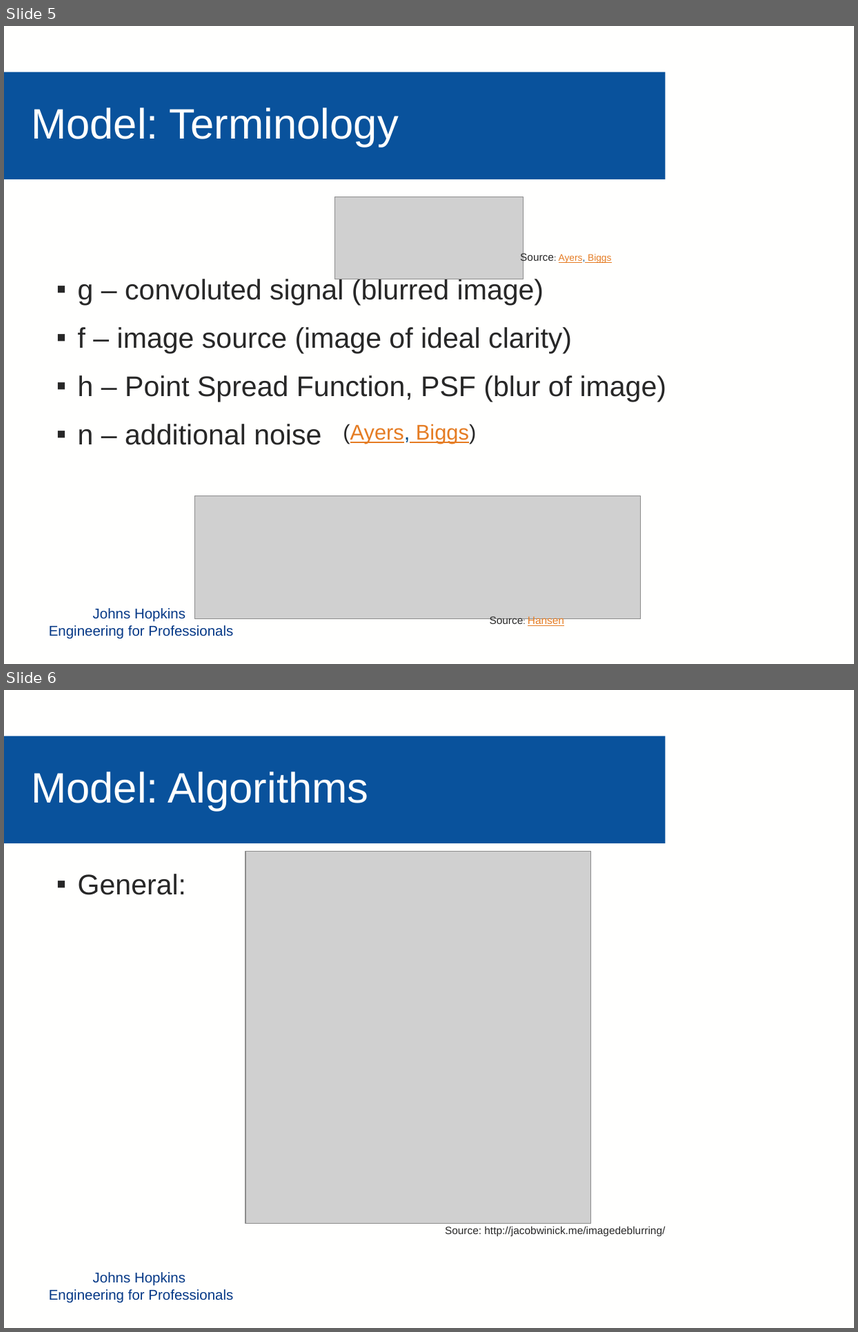
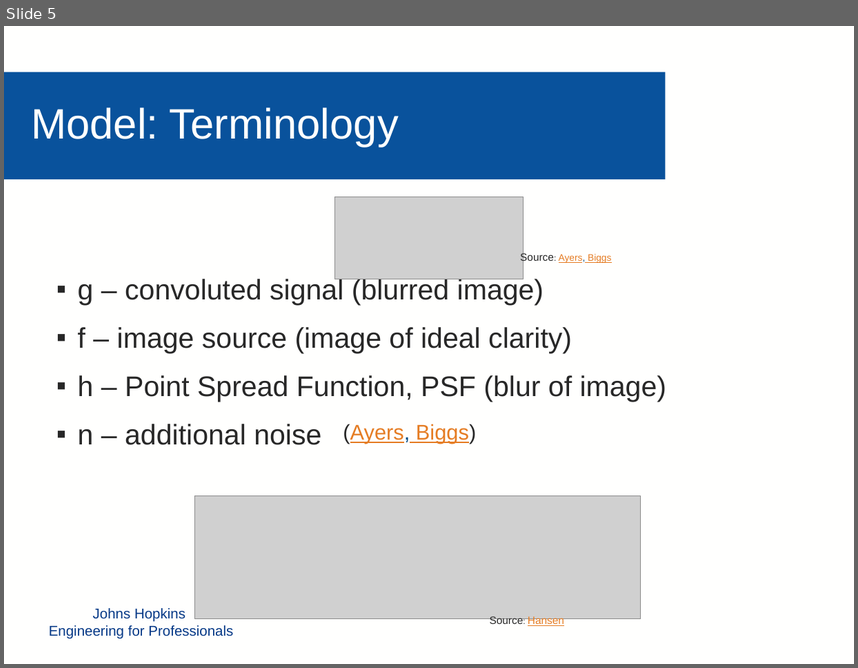
Before and after one commit to mollyn/matrixTheoryProject, a slide deck: Presentation/Diederich_Grassi_Nichols_PPT.pptx. Shown one above the other, each under a label of ours: slides 5 and 6 before the commit, slide 5 after it. The pictures are 858x1332 and 858x668 pixels, drawn with LibreOffice and Linux fonts; fonts in the diff are those of the drawing; grey boxes stand for pictures; background and template pictures are left out. Boxes give left, top, right and bottom in pixels: in the first picture for what was removed or moved away, otherwise in the second. Text is boxed around its words. In the diff, an @@ line names an element or a change of style, - is before the commit and + after.

```diff
--- a/Presentation/Diederich_Grassi_Nichols_PPT.pptx
+++ b/Presentation/Diederich_Grassi_Nichols_PPT.pptx
@@ slide 6 removed at (x1=4, y1=690, x2=854, y2=1328), background #FFFFFE; not listed: 2 template elements that a slide beside it also shows @@
@@ text removed at (x1=31, y1=771, x2=369, y2=811) @@
-Model: Algorithms
@@ picture removed at (x1=245, y1=851, x2=590, y2=1223) @@
@@ text removed at (x1=78, y1=874, x2=186, y2=895) @@
-▪ General:
@@ text removed at (x1=445, y1=1225, x2=665, y2=1236) @@
-Source: http://jacobwinick.me/imagedeblurring/
```
Also in this commit, not shown: 6 slides changed.
